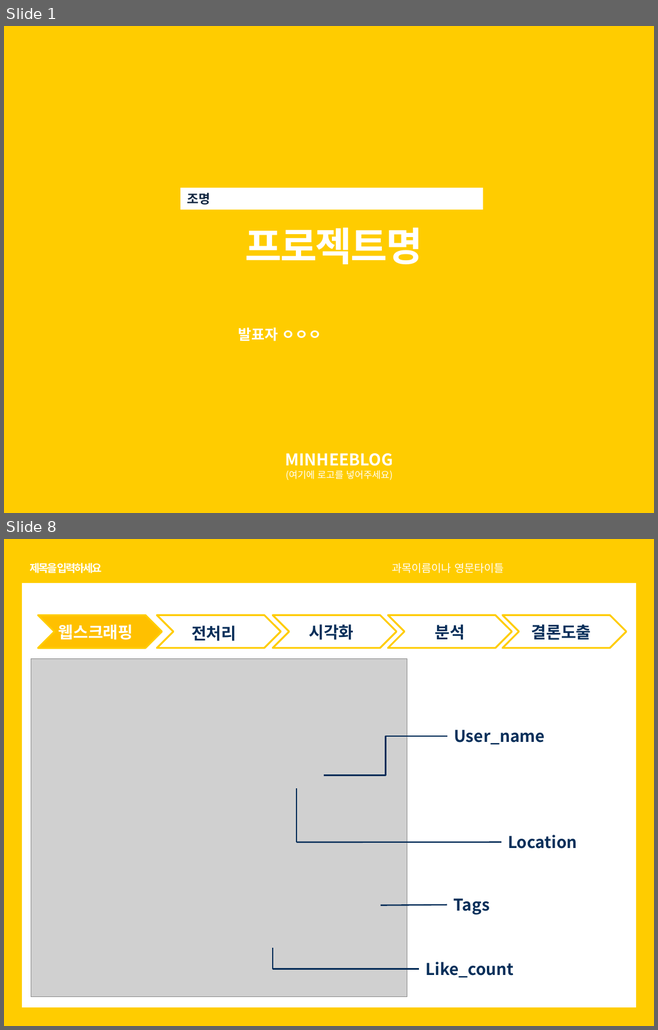
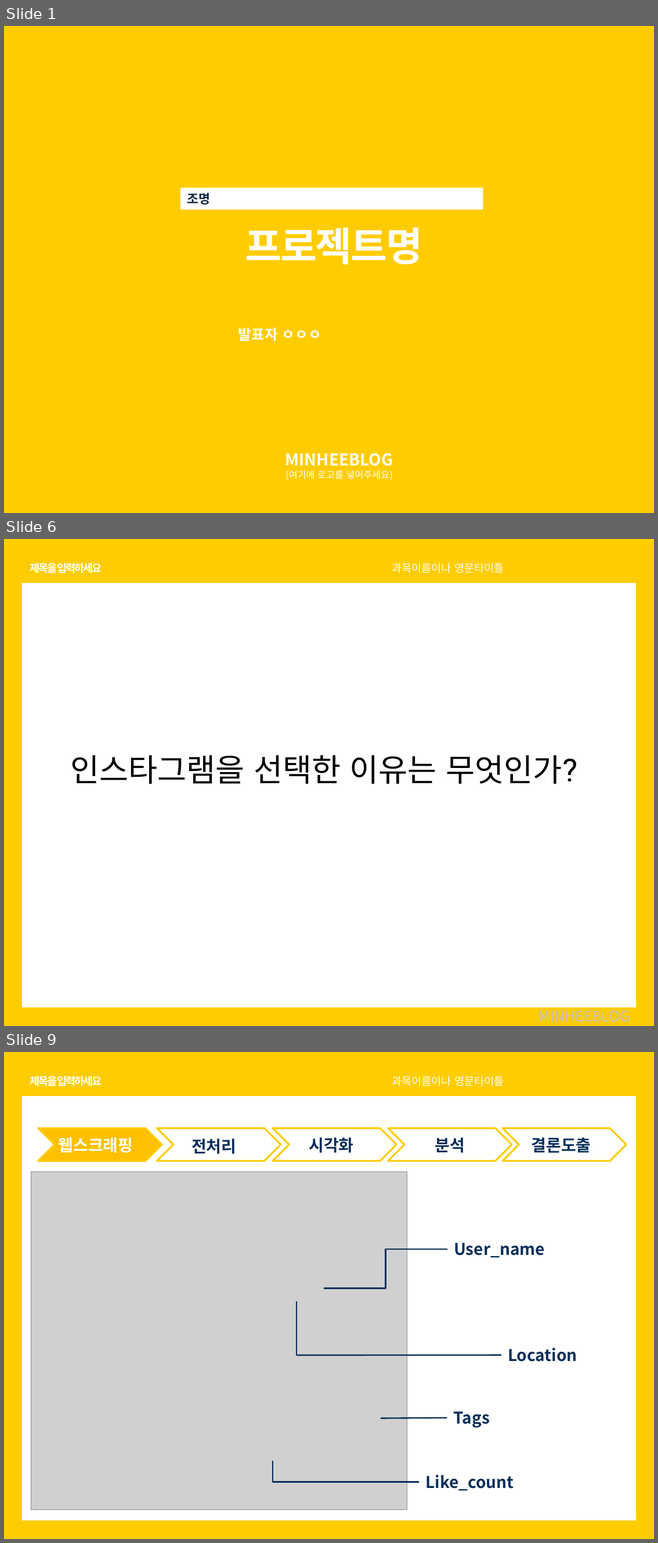
Before and after one commit to soothingni/PROJECT1, a slide deck: 치즈.pptx. Shown one above the other, each under a label of ours: slides 1 and 8 before the commit, slides 1, 6 and 9 after it; the slides between them are not shown. The pictures are 658x1030 and 658x1543 pixels, drawn with LibreOffice and Linux fonts; fonts in the diff are those of the drawing; grey boxes stand for pictures. Boxes give left, top, right and bottom in pixels: in the first picture for what was removed or moved away, otherwise in the second. Text is boxed around its words. In the diff, an @@ line names an element or a change of style, - is before the commit and + after.

```diff
--- a/치즈.pptx
+++ b/치즈.pptx
@@ slide 6 added at box(4, 539, 654, 1026), background #FFCC00 @@
@@ text added at box(30, 563, 101, 573), 12 pt, text #FFFFFF, bold @@
+제목을 입력하세요
@@ text added at box(391, 563, 504, 573), 12 pt, text #FFFFFF @@
+과목이름이나 영문타이틀
@@ rectangle added at box(22, 583, 636, 1008), fill #FFFFFF @@
@@ text added at box(70, 755, 577, 784), 35 pt, text #000000 @@
+인스타그램을 선택한 이유는 무엇인가?
@@ text added at box(538, 1006, 629, 1022), 16 pt, text #BFBFBF @@
+MINHEEBLOG
@@ what was slide 8 is now slide 9 @@
```
Also in this commit, not shown: 5 slides changed, 1 other slide added, 1 slide removed.
